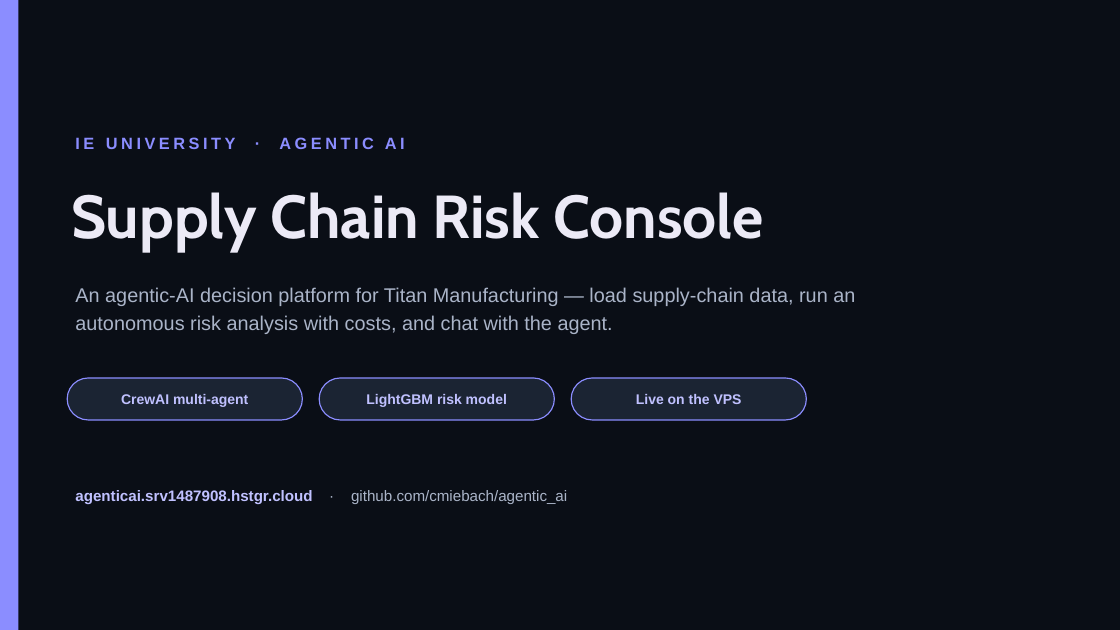
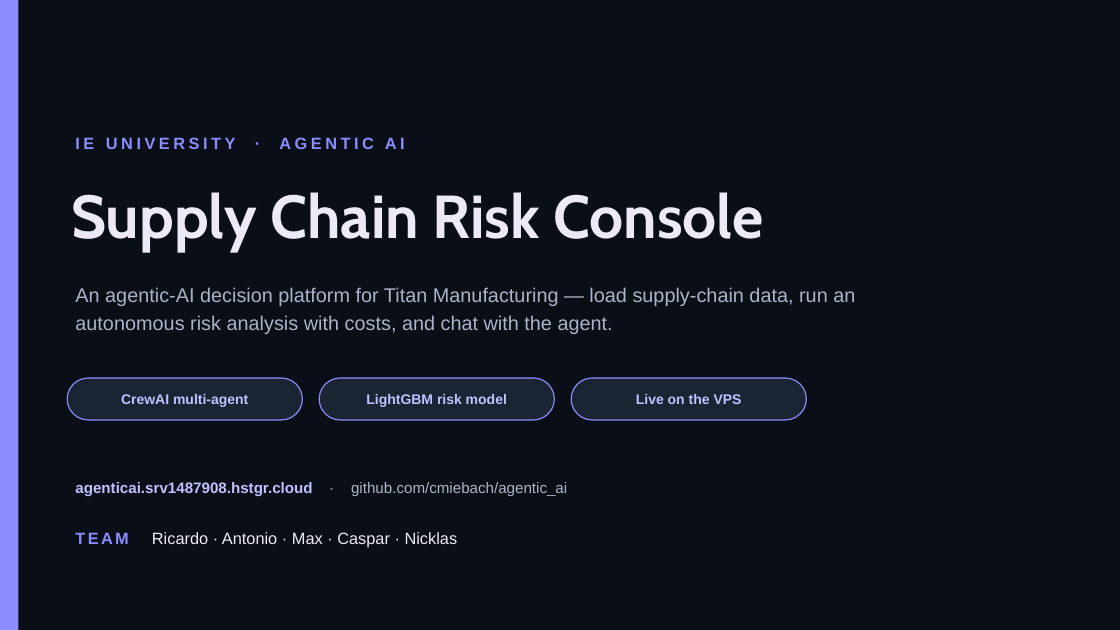
Before and after one commit to cmiebach/agentic_ai, a slide deck: slide 1 of Supply_Chain_Risk_Console.pptx. Drawn at 1120x630 pixels with LibreOffice and Linux fonts; fonts in the diff are those of the drawing. Boxes give left, top, right and bottom in pixels: in the first picture for what was removed or moved away, otherwise in the second. Text is boxed around its words. In the diff, an @@ line names an element or a change of style, - is before the commit and + after.

```diff
--- a/Supply_Chain_Risk_Console.pptx
+++ b/Supply_Chain_Risk_Console.pptx
@@ text "agenticai.srv1487908.hstgr.cloud · github.com/cmiebach/agent ...": place and size @@
-text "agenticai.srv1487908.hstgr.cloud · github.com/cmiebach/agent ..." at bbox=[75, 490, 567, 504]
+text "agenticai.srv1487908.hstgr.cloud · github.com/cmiebach/agent ..." at bbox=[75, 482, 567, 496]
@@ text added at bbox=[75, 532, 458, 547], 14 pt, text #ECEAF6 @@
+TEAM Ricardo · Antonio · Max · Caspar · Nicklas
```
Also in this commit, not shown: 1 other file.
